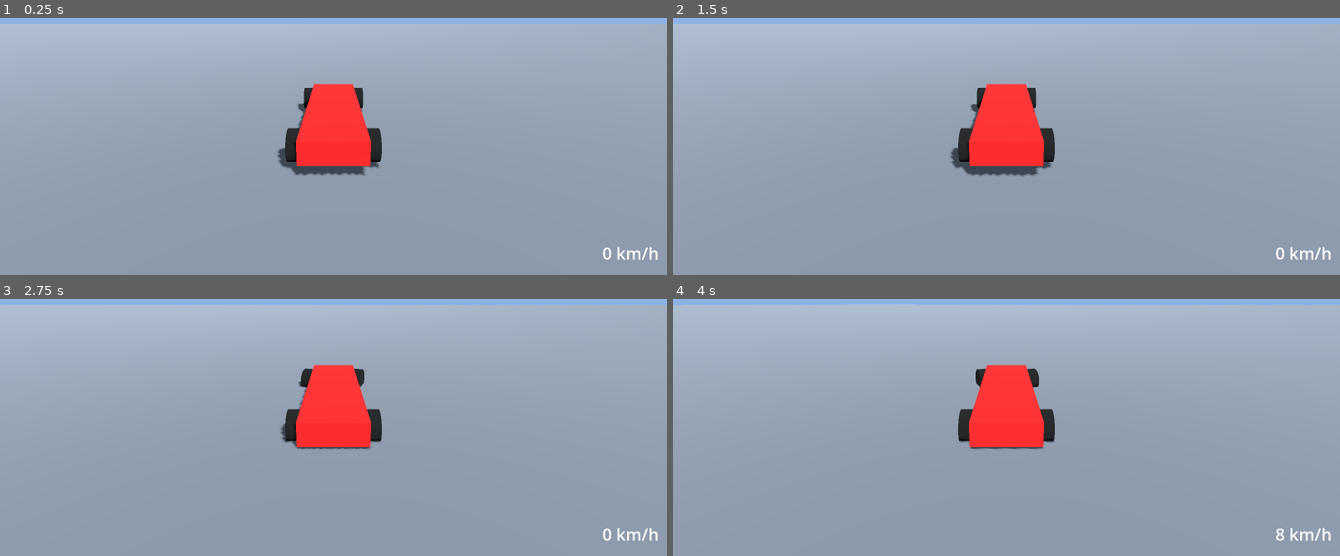
Above: before the commit, frames 1-4 (two rows, left to right).
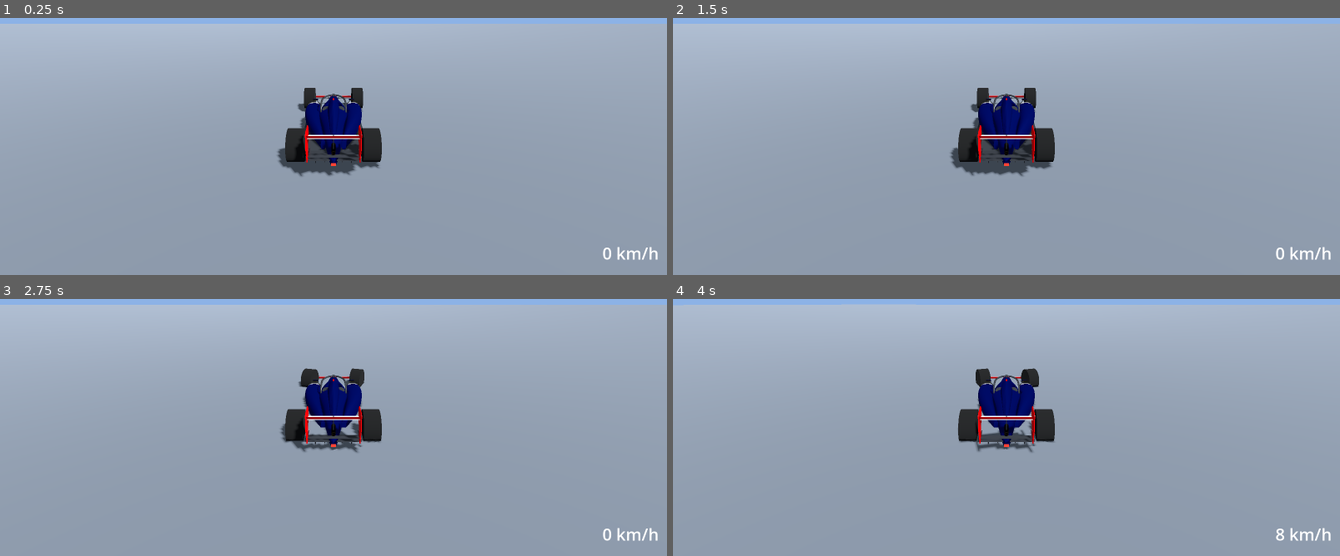
Above: after the commit, the same moments.

Repository: YannickDurindel/fun
Game: Godot game, scene res://scenes/main.tscn
Same seed, same stepped clock (60 frames per second), same inputs: the game is played once before the commit and once after it.
Inputs:
- Up to frame 1 (0.25 s): no input
- Up to frame 2 (1.5 s): tap Enter at 0.5 s; hold Right (steer_right) 0.53-1.28 s; tap 1 (camera_1) at 0.6 s; tap Backspace (respawn) at 1.25 s; hold Down (brake) from 1.28 s (still down); tap 2 (camera_2) at 1.35 s
- Up to frame 3 (2.75 s): release Down (brake) at 2.03 s; hold Right (steer_right) from 2.03 s (still down); tap 3 (camera_3) at 2.1 s
- Up to frame 4 (4 s): tap Backspace (respawn) at 2.75 s; release Right (steer_right) at 2.78 s; hold Up (accelerate) 2.78-3.53 s; tap Enter at 2.85 s; hold Left (steer_left) from 3.53 s (still down); tap 1 (camera_1) at 3.6 s

The runs differ from the first frame. In frame 1, 3.2% of the frame differs, in the area x 44-56%, y 25-62%; in frame 2, 3.2%; in frame 3, 3.1%; in frame 4, 3.1%.

Commit message:
Add parametric build123d F1 body and GLB export
Model the car body in cad/body/f1_body.py (monocoque with cockpit,
nose, multi-element front wing with endplates, sidepods with undercuts
and inlets, halo, airbox, shark fin, rear wing with DRS flap, beam wing,
floor with edge wings and fences, diffuser, exhaust, rain light,
mirrors, driver helmet). A custom tessellator/GLB writer emits one named
mesh per livery material with smooth B-rep normals (~123k triangles).
car_body_visual.tscn instances the GLB with clearcoat overrides.

Co-Authored-By: Claude Opus 5.5 <noreply@anthropic.com>

Diff:
--- a/scenes/car/car_body_visual.tscn
+++ b/scenes/car/car_body_visual.tscn
@@ -1,14 +1,58 @@
-[gd_scene load_steps=3 format=3]
+[gd_scene load_steps=6 format=3]
 
-[sub_resource type="BoxMesh" id="mesh"]
-size = Vector3(1.4, 0.5, 4.8)
+[ext_resource type="PackedScene" path="res://assets/car/body.glb" id="1_body"]
 
-[sub_resource type="StandardMaterial3D" id="mat"]
-albedo_color = Color(0.85, 0.1, 0.1, 1)
+[sub_resource type="StandardMaterial3D" id="livery"]
+resource_name = "Livery"
+albedo_color = Color(0.02, 0.075, 0.33, 1)
+metallic = 0.45
+metallic_specular = 0.6
+roughness = 0.32
+clearcoat_enabled = true
+clearcoat = 1.0
+clearcoat_roughness = 0.04
+
+[sub_resource type="StandardMaterial3D" id="livery_white"]
+resource_name = "LiveryWhite"
+albedo_color = Color(0.86, 0.87, 0.89, 1)
+metallic = 0.05
+roughness = 0.35
+clearcoat_enabled = true
+clearcoat = 1.0
+clearcoat_roughness = 0.05
+
+[sub_resource type="StandardMaterial3D" id="accent"]
+resource_name = "Accent"
+albedo_color = Color(0.85, 0.05, 0.06, 1)
+metallic = 0.15
+roughness = 0.32
+clearcoat_enabled = true
+clearcoat = 1.0
+clearcoat_roughness = 0.05
+
+[sub_resource type="StandardMaterial3D" id="helmet"]
+resource_name = "Helmet"
+albedo_color = Color(0.95, 0.78, 0.05, 1)
+metallic = 0.05
+roughness = 0.25
+clearcoat_enabled = true
+clearcoat = 1.0
+clearcoat_roughness = 0.03
 
 [node name="CarBodyVisual" type="Node3D"]
 
-[node name="Placeholder" type="MeshInstance3D" parent="."]
-transform = Transform3D(1, 0, 0, 0, 1, 0, 0, 0, 1, 0, 0.1, 0)
-mesh = SubResource("mesh")
-surface_material_override/0 = SubResource("mat")
+[node name="Body" parent="." instance=ExtResource("1_body")]
+
+[node name="Livery" parent="Body" index="0"]
+surface_material_override/0 = SubResource("livery")
+
+[node name="LiveryWhite" parent="Body" index="1"]
+surface_material_override/0 = SubResource("livery_white")
+
+[node name="Accent" parent="Body" index="2"]
+surface_material_override/0 = SubResource("accent")
+
+[node name="Helmet" parent="Body" index="5"]
+surface_material_override/0 = SubResource("helmet")
+
+[editable path="Body"]
Binary file added: assets/car/body.glb
Not shown, added: assets/car/body.glb.import
Not shown, added: cad/body/f1_body.py
Not shown, added: cad/body/glb_writer.py
Not shown, added: cad/body/profiles.py
